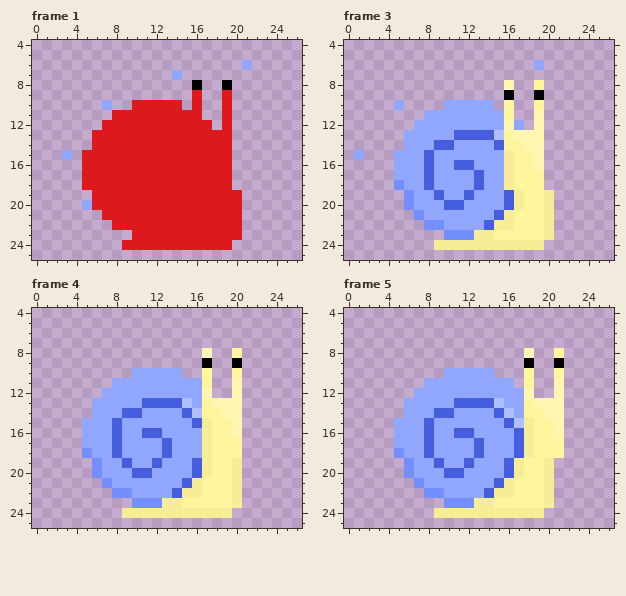
Pixel-art file -- Assets/Art/Enemy/Snail/Hurt/Snail_Hurt_Left.aseprite. This is how it looked before the edit.
32x32 pixels, 8 frames. Shown: frame 1: x 0..26, y 4..25; frame 3: x 0..26, y 4..25; frame 4: x 0..26, y 4..25; frame 5: x 0..26, y 4..25. The commit also changed other frames, which this record leaves out.
Once edited:
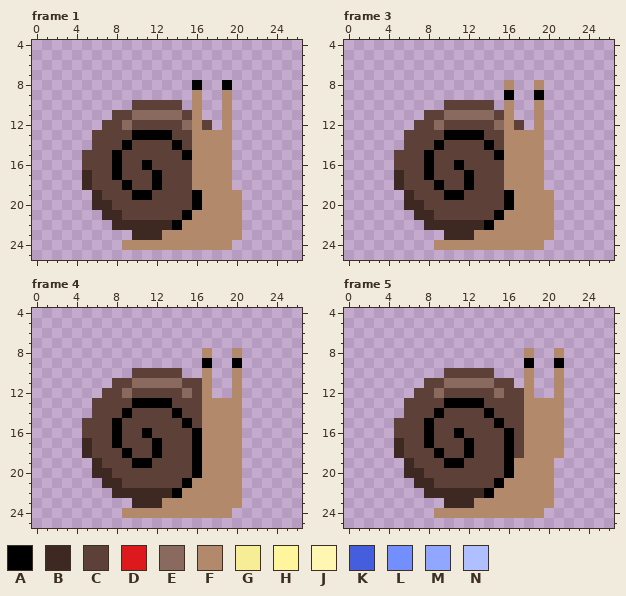
Palette (. is transparent): A #000000  B #3d2822  C #5d4037  D #dd191d  E #8a6a5e  F #b28a6b  G #f7ed96  H #fff59d  J #fff7b1  K #455ede  L #738ffe  M #91a7ff  N #afbfff
Changes in this commit:
layer "FX" removed
--- frame 1
@@ x 0..26 @@
  5 ...........................
- 6 .....................M.....
- 7 ..............M............
+ 6 ...........................
+ 7 ...........................
  8 ................A..A.......
- 9 ................D..D.......
-10 .......M..DDDDD.D..D.......
-11 ........DDDDDDDDD..D.......
-12 .......DDDDDDDDDDD.D.......
-13 ......DDDDDDDDDDDDDD.......
-14 ......DDDDDDDDDDDDDD.......
-15 ...M.DDDDDDDDDDDDDDD.......
-16 .....DDDDDDDDDDDDDDD.......
-17 .....DDDDDDDDDDDDDDD.......
-18 .....DDDDDDDDDDDDDDD.......
-19 ......DDDDDDDDDDDDDDD......
-20 .....MDDDDDDDDDDDDDDD......
-21 .......DDDDDDDDDDDDDD......
-22 ........DDDDDDDDDDDDD......
-23 ..........DDDDDDDDDDD......
-24 .........DDDDDDDDDDD.......
+ 9 ................F..F.......
+10 ..........CCCCC.F..F.......
+11 ........CCEEEEECF..F.......
+12 .......CCECCCCCEFC.F.......
+13 ......CCCCAAAACCFFFF.......
+14 ......CCCACCCCACFFFF.......
+15 .....CCCACCCCCCAFFFF.......
+16 .....CCCACCACCCCFFFF.......
+17 .....BCCACCCACCCFFFF.......
+18 .....BCCCACCACCCFFFF.......
+19 ......BCCCAACCCCAFFFF......
+20 ......BBCCCCCCCCAFFFF......
+21 .......BBCCCCCCAFFFFF......
+22 ........BBBBBBAFFFFFF......
+23 ..........BBBFFFFFFFF......
+24 .........FFFFFFFFFFF.......
 25 ...........................
--- frame 3
@@ x 0..26 @@
  5 ...........................
- 6 ...................M.......
+ 6 ...........................
  7 ...........................
- 8 ................J..H.......
+ 8 ................F..F.......
  9 ................A..A.......
-10 .....M....MMMMM.H..H.......
-11 ........MMMMMMMMH..J.......
-12 .......MMMMMMMMMJM.J.......
-13 ......MMMMMKKKKNHJJJ.......
-14 ......MMMKKMMMMKHHJJ.......
-15 .M...MMMKMMMMMMMGHHJ.......
-16 .....MMMKMMKKMMMGHHJ.......
-17 .....MMMKMMMMKMMGHHH.......
-18 .....LMMKMMMMKMMGHHH.......
-19 ......LMMKMMKMMMKGHHG......
-20 ......LMMMKKMMMMKGHHG......
-21 .......LMMMMMMMKGHHHG......
-22 ........LLMMMMKGGHHHG......
-23 ..........LLLGGHHHHHG......
-24 .........GGGGGGGGGGG.......
+10 ..........CCCCC.F..F.......
+11 ........CCEEEEECF..F.......
+12 .......CCECCCCCEFC.F.......
+13 ......CCCCAAAACCFFFF.......
+14 ......CCCACCCCACFFFF.......
+15 .....CCCACCCCCCAFFFF.......
+16 .....CCCACCACCCCFFFF.......
+17 .....BCCACCCACCCFFFF.......
+18 .....BCCCACCACCCFFFF.......
+19 ......BCCCAACCCCAFFFF......
+20 ......BBCCCCCCCCAFFFF......
+21 .......BBCCCCCCAFFFFF......
+22 ........BBBBBBAFFFFFF......
+23 ..........BBBFFFFFFFF......
+24 .........FFFFFFFFFFF.......
 25 ...........................
--- frame 4, layers "Body", "Shell"
@@ x 0..26 @@
  7 ...........................
- 8 .................J..H......
+ 8 .................F..F......
  9 .................A..A......
-10 ..........MMMMM..H..H......
-11 ........MMMMMMMMMH..J......
-12 .......MMMMMMMMMMJ..J......
-13 ......MMMMMKKKKNMHJJJ......
-14 ......MMMKKMMMMKNHHJJ......
-15 .....MMMKMMMMMMMKGHHJ......
-16 .....MMMKMMKKMMMMGHHJ......
-17 .....MMMKMMMMKMMMGHHH......
-18 .....LMMKMMMMKMMMGHHH......
-19 ......LMMKMMKMMMKGHHG......
-20 ......LMMMKKMMMMKGHHG......
-21 .......LMMMMMMMKGHHHG......
-22 ........LLMMMMKGGHHHG......
-23 ..........LLLGGHHHHHG......
-24 .........GGGGGGGGGGG.......
+10 ..........CCCCC..F..F......
+11 ........CCEEEEECCF..F......
+12 .......CCECCCCCECF..F......
+13 ......CCCCAAAACCCFFFF......
+14 ......CCCACCCCACCFFFF......
+15 .....CCCACCCCCCACFFFF......
+16 .....CCCACCACCCCAFFFF......
+17 .....BCCACCCACCCAFFFF......
+18 .....BCCCACCACCCAFFFF......
+19 ......BCCCAACCCCAFFFF......
+20 ......BBCCCCCCCCAFFFF......
+21 .......BBCCCCCCAFFFFF......
+22 ........BBBBBBAFFFFFF......
+23 ..........BBBFFFFFFFF......
+24 .........FFFFFFFFFFF.......
 25 ...........................
--- frame 5, layers "Body", "Shell"
@@ x 0..26 @@
  7 ...........................
- 8 ..................J..H.....
+ 8 ..................F..F.....
  9 ..................A..A.....
-10 ..........MMMMM...H..H.....
-11 ........MMMMMMMMM.H..J.....
-12 .......MMMMMMMMMMMJ..J.....
-13 ......MMMMMKKKKNMMHJJJ.....
-14 ......MMMKKMMMMKNMHHJJ.....
-15 .....MMMKMMMMMMMKNGHHJ.....
-16 .....MMMKMMKKMMMMKGHHJ.....
-17 .....MMMKMMMMKMMMKGHHH.....
-18 .....LMMKMMMMKMMMKGHHH.....
-19 ......LMMKMMKMMMKGHHG......
-20 ......LMMMKKMMMMKGHHG......
-21 .......LMMMMMMMKGHHHG......
-22 ........LLMMMMKGGHHHG......
-23 ..........LLLGGHHHHHG......
-24 .........GGGGGGGGGGG.......
+10 ..........CCCCC...F..F.....
+11 ........CCEEEEECC.F..F.....
+12 .......CCECCCCCECCF..F.....
+13 ......CCCCAAAACCCCFFFF.....
+14 ......CCCACCCCACCCFFFF.....
+15 .....CCCACCCCCCACCFFFF.....
+16 .....CCCACCACCCCACFFFF.....
+17 .....BCCACCCACCCACFFFF.....
+18 .....BCCCACCACCCACFFFF.....
+19 ......BCCCAACCCCAFFFF......
+20 ......BBCCCCCCCCAFFFF......
+21 .......BBCCCCCCAFFFFF......
+22 ........BBBBBBAFFFFFF......
+23 ..........BBBFFFFFFFF......
+24 .........FFFFFFFFFFF.......
 25 ...........................
